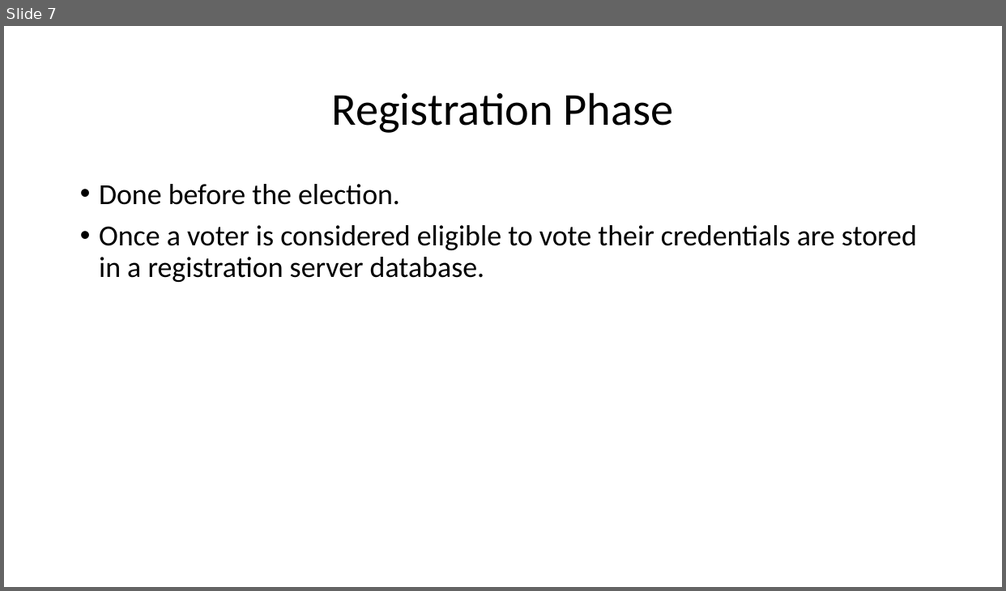
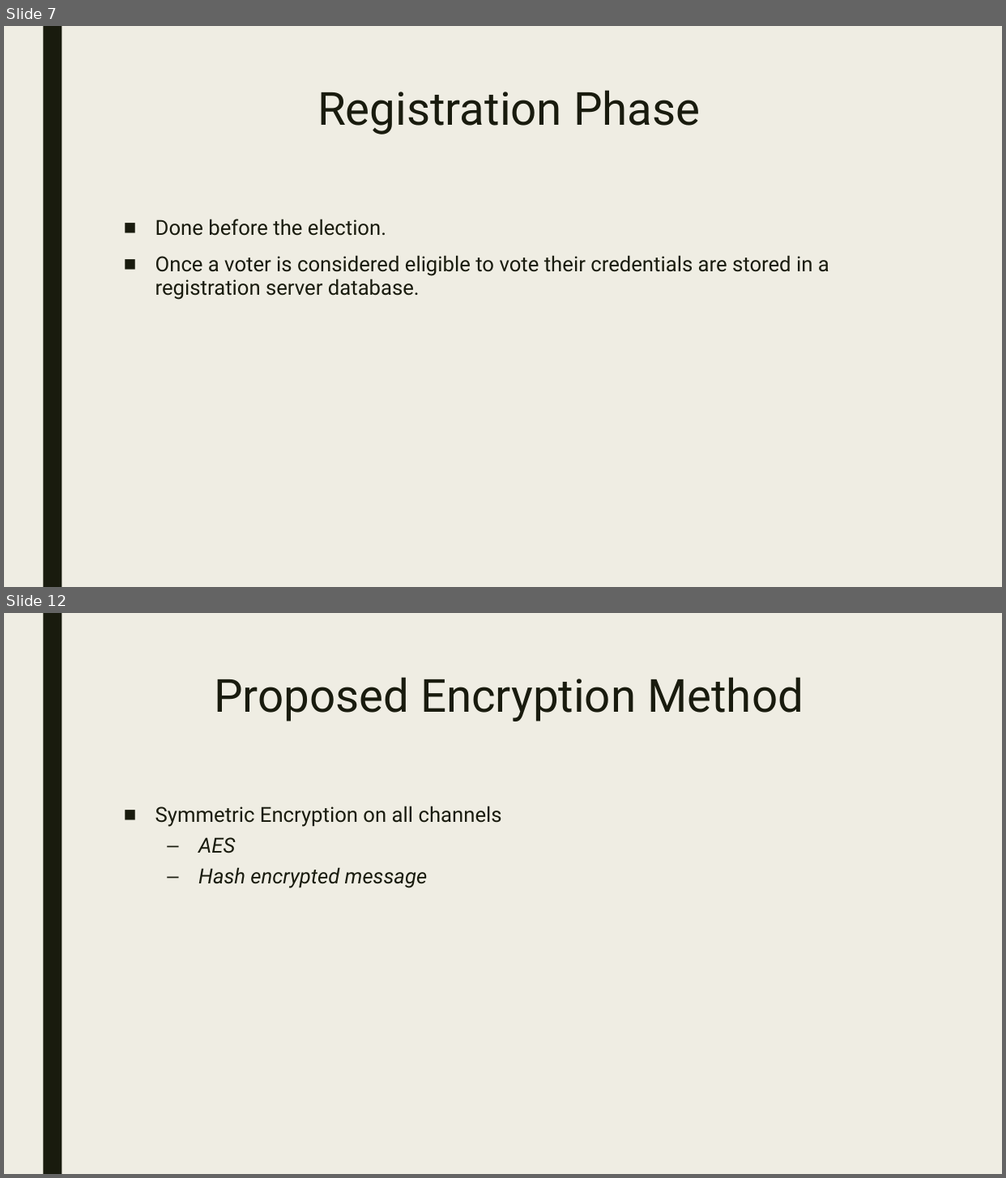
Before and after one commit to mollicap16/Crypto_Final, a slide deck: doc/Crypto_Final_Presentation.pptx. Shown one above the other, each under a label of ours: slide 7 before the commit, slides 7 and 12 after it; the slides between them are not shown. The pictures are 1006x591 and 1006x1178 pixels, drawn with LibreOffice and Linux fonts; fonts in the diff are those of the drawing. Boxes give left, top, right and bottom in pixels: in the first picture for what was removed or moved away, otherwise in the second. Text is boxed around its words. In the diff, an @@ line names an element or a change of style, - is before the commit and + after.

```diff
--- a/doc/Crypto_Final_Presentation.pptx
+++ b/doc/Crypto_Final_Presentation.pptx
@@ slide 12 added at <box>4,613,1002,1174</box>, background #EFEDE3; not listed: 1 template element that a slide beside it also shows @@
@@ title added at <box>214,677,803,722</box>, 44 pt, text #191B0E @@
+Proposed Encryption Method
@@ text added at <box>155,806,502,888</box>, 20 pt, text #191B0E @@
+■ Symmetric Encryption on all channels
+  – AES
+  – Hash encrypted message
@@ slide 7 changed as well @@
@@ background #FFFFFF to #EFEDE3 @@
@@ rectangle added at <box>43,26,62,587</box>, fill #191B0E @@
@@ title "Registration Phase": place and size @@
-title "Registration Phase" at <box>332,92,674,133</box>
+title "Registration Phase" at <box>317,90,700,135</box>
@@ title "Registration Phase" at <box>317,90,700,135</box>: font Calibri to Roboto, text colour #000000 to #191B0E; line spacing 0.9 to 0.89; vertical alignment middle to top @@
@@ text "Done before the election.": place and size @@
-text "Done before the election." at <box>99,184,917,282</box>
+text "Done before the election." at <box>155,219,829,300</box>
@@ text "Done before the election." at <box>155,219,829,300</box>: size 28 to 20 pt, font Calibri to Roboto, text colour #000000 to #191B0E; bullet • to ■; line spacing 0.9 to 0.94; more space between paragraphs @@
```
Also in this commit, not shown: 7 other slides changed, 8 other slides added, 2 slides removed.
